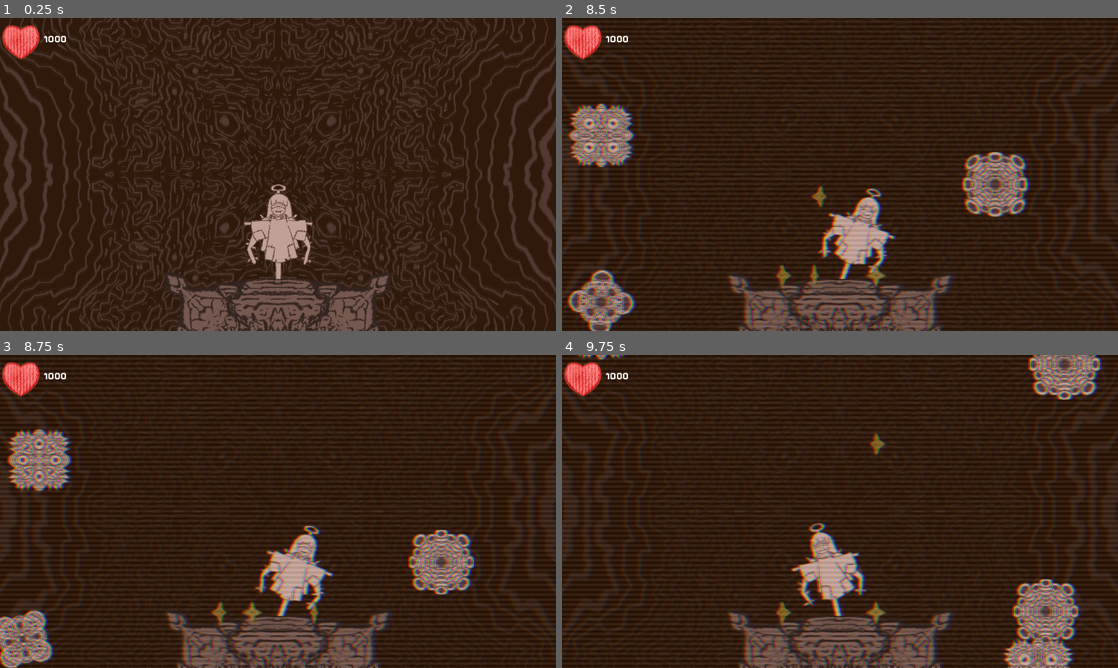
Above: before the commit, frames 1-4 (two rows, left to right).
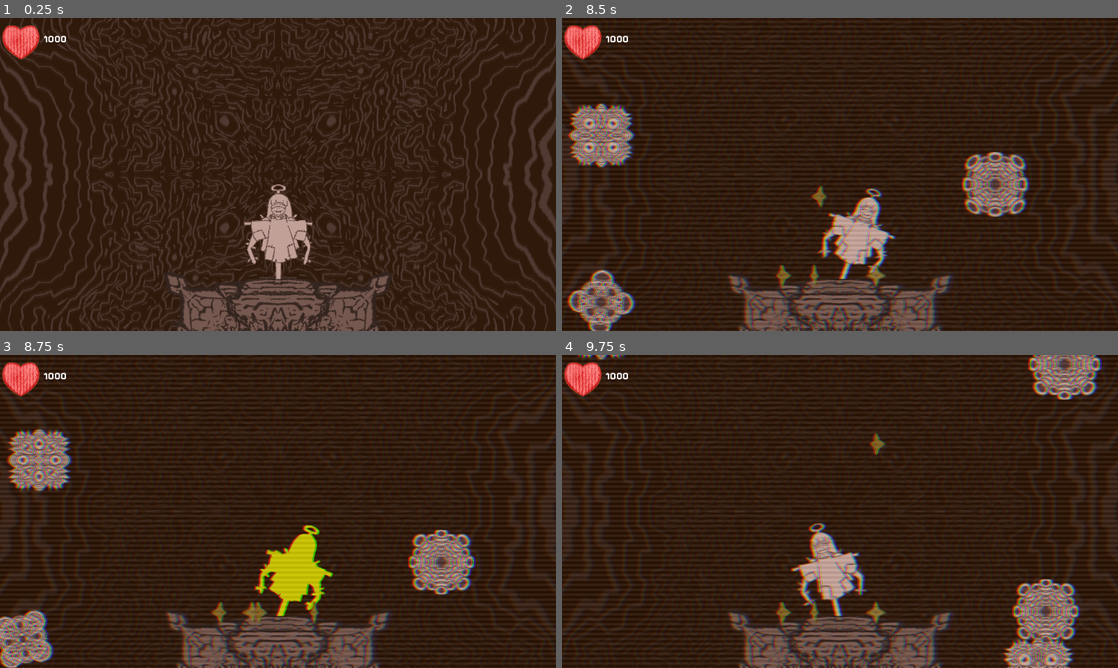
Above: after the commit, the same moments.

Repository: hakha12/project-fallen-angel
Game: Godot game, scene res://game.tscn
Same seed, same stepped clock (60 frames per second), same inputs: the game is played once before the commit and once after it. Sound files missing from this copy of the repository are replaced by a short silence.
Inputs:
- Up to frame 1 (0.25 s): no input
- Up to frame 2 (8.5 s): tap Enter (ui_accept) at 0.5, 1.35, 1.52, 1.82, 2.85, 3.02, 3.32, 4.35, 4.52, 4.82, 5.85, 6.02, 6.32, 7.35, 7.52, 7.82 s; hold Enter (ui_accept) 0.53-1.28 s; hold Right (ui_right) 0.53-2.03 s; hold Left (ui_left) 2.03-2.78 s; hold Enter (ui_accept) 2.03-2.78 s; hold Right (ui_right) 2.78-4.28 s; hold Enter (ui_accept) 3.53-4.28 s; hold Left (ui_left) 4.28-5.03 s; hold Right (ui_right) 5.03-5.78 s; hold Enter (ui_accept) 5.03-5.78 s; hold Left (ui_left) 5.78-7.28 s; hold Enter (ui_accept) 6.53-7.28 s; hold Right (ui_right) from 7.28 s (still down); hold Enter (ui_accept) from 8.03 s (still down)
- Up to frame 3 (8.75 s): keep holding Right (ui_right); keep holding Enter (ui_accept)
- Up to frame 4 (9.75 s): release Enter (ui_accept) at 8.78 s; tap Enter (ui_accept) at 8.85, 9.02, 9.32 s; release Right (ui_right) at 9.53 s; hold Left (ui_left) from 9.53 s (still down); hold Enter (ui_accept) from 9.53 s (still down)

Frames 1-2 are identical in both runs. In frame 3, 2.2% of the frame differs, in the area x 45-61%, y 54-86%; in frame 4, less than 0.1%.

Commit message:
some refactoring and adding hit vfx

Diff:
--- a/enemies/enemy.gd
+++ b/enemies/enemy.gd
@@ -4,7 +4,7 @@
 var speed: float = 300.0
 var is_floating: bool = false
 var jump_velocity: float = 0
-var jump_timer: float = 1.0
+var jump_timer_interval: float = 1.0
 var direction: Vector2
 
 @onready var object_detector = {
@@ -14,13 +14,15 @@
 	"right": $DetectorRight,
 }
 
+@onready var animation: AnimatedSprite2D = $AnimatedSprite2D
 @onready var death_sound: AudioStreamPlayer2D = $DeathSound
+@onready var jump_timer: Timer = $JumpTimer
 
 func _ready() -> void:
-	$JumpTimer.wait_time = jump_timer
+	jump_timer.wait_time = jump_timer_interval
 
-	if $AnimatedSprite2D.sprite_frames != null:
-		$AnimatedSprite2D.play("default")
+	if animation.sprite_frames != null:
+		animation.play("default")
 
 func _on_jump_timer_timeout() -> void:
 	if is_floating: return #Use separate method for moving in Y axis when floating
@@ -30,8 +32,13 @@
 	queue_free()
 
 func _on_player_detector_body_entered(body: Node2D) -> void:
-	if body is Player: body.player_hit.emit(1)
+	if body is Player:
+		body.player_hit.emit(1)
+		body.sprite.modulate = Color(255, 0, 0)
 
+		await get_tree().create_timer(0.25).timeout
+
+		body.sprite.modulate = Color(1, 1, 1, 1)
 
 func _on_death_sound_finished() -> void:
 	queue_free()
--- a/game.gd
+++ b/game.gd
@@ -1,25 +1,30 @@
 extends Node
 
+@onready var player: Player = $Level/Player
+@onready var level: Level = $Level
+@onready var health_manager: Control = $UI/HealthManager
+@onready var item_manager: ItemManager = $UI/ItemManager
+@onready var item_store: ItemStore = $UI/ItemStore
 
 # Called when the node enters the scene tree for the first time.
 func _ready() -> void:
-	$Level/Player.item_collected.connect($UI/ItemManager._on_player_item_collected)
-	$Level/Player.player_hit.connect($UI/HealthManager._on_player_hit)
-	$Level/DayTimer.timeout.connect($UI/ItemManager._on_day_timer_timeout)
-	$Level/NightTimer.timeout.connect($UI/ItemManager._on_night_timer_timeout)
-	$UI/ItemManager.spawn_sun.connect($Level._on_spawn_sun)
-	$Level/SunSpawner.sun_used.connect($UI/ItemManager._on_sun_used)
-	$UI/ItemManager.spawn_bow.connect($Level/BowSpawner._on_bow_spawn)
-	$Level/BowSpawner.bow_used.connect($UI/ItemManager._on_bow_used)
-	$UI/ItemStore.item_selected.connect($UI/ItemManager._on_store_item_selected)
-	$UI/ItemManager.item_purchase.connect($UI/ItemStore._on_item_purchase)
+	player.item_collected.connect(item_manager._on_player_item_collected)
+	player.player_hit.connect(health_manager._on_player_hit)
+	level.day_timer.timeout.connect(item_manager._on_day_timer_timeout)
+	level.night_timer.timeout.connect(item_manager._on_night_timer_timeout)
+	item_manager.spawn_sun.connect(level._on_spawn_sun)
+	level.sun_spawner.sun_used.connect(item_manager._on_sun_used)
+	item_manager.spawn_bow.connect(level.bow_spawner._on_bow_spawn)
+	level.bow_spawner.bow_used.connect(item_manager._on_bow_used)
+	item_store.item_selected.connect(item_manager._on_store_item_selected)
+	item_manager.item_purchase.connect(item_store._on_item_purchase)
 
-	$UI/ItemManager.hide()
-	$UI/ItemStore.hide()
+	item_manager.hide()
+	item_store.hide()
 
 func _process(delta: float) -> void:
-	if $Level.night_counter >= 1:
-		$UI/ItemManager.show()
+	if level.night_counter >= 1:
+		item_manager.show()
 
-		if not $Level/DayTimer.is_stopped(): $UI/ItemStore.show()
-		else: $UI/ItemStore.hide()
+		if not level.day_timer.is_stopped(): item_store.show()
+		else: item_store.hide()
--- a/game.tscn
+++ b/game.tscn
@@ -38,7 +38,7 @@
 offset_right = 116.0
 offset_bottom = 96.0
 min_size = 96.0
-icon = ExtResource("6_eow3j")
+icon_texture = ExtResource("6_eow3j")
 initial_value = 1000
 has_use_button = false
 
--- a/item/bow.gd
+++ b/item/bow.gd
@@ -10,7 +10,6 @@
 
 	queue_free()
 
-
 func _on_visible_on_screen_notifier_2d_screen_exited() -> void:
 	# Check only if below screen
 	if position.y > 800: queue_free()
--- a/item/crystal.gd
+++ b/item/crystal.gd
@@ -1,11 +1,18 @@
 class_name Crystal
 extends RigidBody2D
 
+@onready var animation: AnimatedSprite2D = $AnimatedSprite2D
+
 func _ready() -> void:
-	$AnimatedSprite2D.play("default")
+	animation.play("default")
 
 func _on_player_detector_body_entered(body: Node2D) -> void:
 	if body is Player:
+		body.sprite.modulate = Color(255, 255, 0)
+
+		await get_tree().create_timer(0.1).timeout
+
+		body.sprite.modulate = Color(1, 1, 1, 1)
 		body.item_collected.emit(self)
 		queue_free()
 
--- a/level/bow_spawner.gd
+++ b/level/bow_spawner.gd
@@ -2,11 +2,11 @@
 
 signal bow_used(count: int)
 
+var bow: PackedScene = preload("res://item/bow.tscn")
+
 @export var left_spawn_limit: float = 100
 @export var right_spawn_limit: float = 1180
 @export var bow_scale_factor: float = 0.25
-
-var bow: PackedScene = preload("res://item/bow.tscn")
 
 func destroy() -> void:
 	for child in get_children():
--- a/level/crystal_spawner.gd
+++ b/level/crystal_spawner.gd
@@ -1,4 +1,7 @@
+class_name CrystalSpawner
 extends Node2D
+
+var crystal: PackedScene = preload("res://item/crystal.tscn")
 
 @export var min_spawn_time: float = 1.0
 @export var max_spawn_time: float = 2.0
@@ -6,13 +9,11 @@
 @export var right_spawn_limit: float = 780
 @export var crystal_scale_factor: float = 0.75
 
-
-var crystal: PackedScene = preload("res://item/crystal.tscn")
+@onready var spawn_timer: Timer = $SpawnTimer
 
 func destroy() -> void:
 	for child in get_children():
 		if child is Crystal: child.queue_free()
-
 
 func _on_spawn_timer_timeout() -> void:
 	var new_crystal = crystal.instantiate() as Crystal
@@ -20,4 +21,4 @@
 	new_crystal.scale = Vector2(crystal_scale_factor, crystal_scale_factor)
 	add_child(new_crystal)
 
-	$SpawnTimer.wait_time = randf_range(min_spawn_time, max_spawn_time)
+	spawn_timer.wait_time = randf_range(min_spawn_time, max_spawn_time)
--- a/level/enemy_spawner.gd
+++ b/level/enemy_spawner.gd
@@ -1,4 +1,11 @@
 extends Node2D
+
+var enemy_type: Array[PackedScene] = [
+	preload("res://enemies/laughing_face.tscn"), # Laughing Face
+	preload("res://enemies/succer.tscn"), # Succer
+	preload("res://enemies/biblical_eye.tscn"), # Biblical Eye
+	preload("res://enemies/praying_cultist.tscn") #Praying Cultist
+]
 
 @export var min_spawn_time: float = 1.0
 @export var max_spawn_time: float = 2.0
@@ -7,12 +14,7 @@
 @export var min_scale: float = 1.0
 @export var max_scale: float = 2.0
 
-var enemy_type: Array[PackedScene] = [
-	preload("res://enemies/laughing_face.tscn"), # Laughing Face
-	preload("res://enemies/succer.tscn"), # Succer
-	preload("res://enemies/biblical_eye.tscn"), # Biblical Eye
-	preload("res://enemies/praying_cultist.tscn") #Praying Cultist
-]
+@onready var spawn_timer: Timer = $SpawnTimer
 
 func destroy() -> void:
 	for child in get_children():
@@ -31,4 +33,4 @@
 	new_enemy.scale = Vector2(scale_factor, scale_factor)
 	add_child(new_enemy)
 
-	$SpawnTimer.wait_time = randf_range(min_spawn_time, max_spawn_time)
+	spawn_timer.wait_time = randf_range(min_spawn_time, max_spawn_time)
--- a/level/level.gd
+++ b/level/level.gd
@@ -1,64 +1,65 @@
 class_name Level
 extends Node2D
+
+var night_counter: int = 0
 
 @export var day_duration: float = 15.0
 @export var night_duration: float = 30.0
 
-var night_counter: int = 0
+@onready var background_animation: AnimatedSprite2D = $Background/AnimatedSprite2D
+@onready var day_timer: Timer = $DayTimer
+@onready var night_timer: Timer = $NightTimer
+@onready var night_foreground: ColorRect = $NightForeground
+@onready var night_noise: ColorRect = $NightNoise
+@onready var enemy_spawn_timer: Timer = $EnemySpawner/SpawnTimer
+@onready var enemy_spawner: Node2D = $EnemySpawner
+@onready var bow_spawner: Node2D = $BowSpawner
+@onready var sun_spawner: Node2D = $SunSpawner
+@onready var crystal_spawner: CrystalSpawner = $CrystalSpawner
 
 # Called when the node enters the scene tree for the first time.
 func _ready() -> void:
-	$Background/AnimatedSprite2D.play("default")
-	$Background/AnimatedSprite2D.speed_scale = 1.0
-	$DayTimer.wait_time = day_duration
-	$DayTimer.start()
-	$NightForeground.visible = false
-	$NightNoise.hide()
+	background_animation.play("default")
+	background_animation.speed_scale = 1.0
+	day_timer.wait_time = day_duration
+	day_timer.start()
+	night_foreground.hide()
+	night_noise.hide()
 
 func _unhandled_input(event: InputEvent) -> void:
 	# Immediately progress to night time
 	if event.is_action_pressed("ui_accept"):
-		if not $DayTimer.is_stopped():
-			$DayTimer.timeout.emit()
-
-# Called every frame. 'delta' is the elapsed time since the previous frame.
-func _process(_delta: float) -> void:
-	pass
-
+		if not day_timer.is_stopped():
+			day_timer.timeout.emit()
 
 func _on_day_timer_timeout() -> void:
-	$Background/AnimatedSprite2D.speed_scale = 2.0
-	$NightForeground.show()
-	$NightNoise.show()
-	$DayTimer.stop()
-
-	$NightTimer.wait_time = night_duration
-	$NightTimer.start()
-	$EnemySpawner/SpawnTimer.start()
-	$CrystalSpawner/SpawnTimer.start()
-
+	background_animation.speed_scale = 2.0
+	night_foreground.show()
+	night_noise.show()
+	day_timer.stop()
+	night_timer.wait_time = night_duration
+	night_timer.start()
+	enemy_spawn_timer.start()
+	crystal_spawner.spawn_timer.start()
 
 func _on_night_timer_timeout() -> void:
-	$Background/AnimatedSprite2D.speed_scale = 1.0
-	$NightForeground.hide()
-	$NightNoise.hide()
-	$DayTimer.wait_time = day_duration
-	$DayTimer.start()
-
-	$NightTimer.stop()
-
-	$EnemySpawner/SpawnTimer.stop()
-	$EnemySpawner.destroy()
-
-	$CrystalSpawner/SpawnTimer.stop()
-	$CrystalSpawner.destroy()
-	$BowSpawner.destroy()
-
+	background_animation.speed_scale = 1.0
+	night_foreground.hide()
+	night_noise.hide()
+	day_timer.wait_time = day_duration
+	day_timer.start()
+	night_timer.stop()
 	night_duration += 1
 	night_counter += 1
 
+	enemy_spawn_timer.stop()
+	enemy_spawner.destroy()
+	crystal_spawner.spawn_timer.stop()
+	crystal_spawner.destroy()
+	bow_spawner.destroy()
+
 func _on_spawn_sun() -> void:
-	if $NightTimer.is_stopped(): return
+	if night_timer.is_stopped(): return
 	else:
-		$NightTimer.timeout.emit()
+		night_timer.timeout.emit()
 		$SunSpawner.sun_used.emit()
--- a/player/player.gd
+++ b/player/player.gd
@@ -4,17 +4,19 @@
 signal item_collected(item_type: RigidBody2D)
 signal player_hit(damage: int)
 
+var wiggle_velocity: float = 0.0
+
 @export var health : int = 100
-
 @export var wiggling_speed := 80.0
 @export var max_wiggle := 10.0
 @export var spring_strength: float = 90.0
 @export var damping: float = 10.0
 
-var wiggle_velocity: float = 0.0
+@onready var sprite: Sprite2D = $Sprite2D
+@onready var animation: AnimationPlayer = $AnimationPlayer
 
 func _ready() -> void:
-	$AnimationPlayer.play("wiggle")
+	animation.play("wiggle")
 
 func _physics_process(delta: float) -> void:
 	# Add the gravity.
@@ -38,9 +40,9 @@
 		#rotation_degrees = move_toward(rotation_degrees, direction * max_wiggle, 0.75 * wiggling_speed * delta)
 
 	if wiggle_velocity > 1.0:
-		$Sprite2D.flip_h = true
+		sprite.flip_h = true
 	elif wiggle_velocity < -1.0:
-		$Sprite2D.flip_h = false
+		sprite.flip_h = false
 
 
 	#else:
--- a/ui/health_manager.gd
+++ b/ui/health_manager.gd
@@ -2,17 +2,13 @@
 
 @export var initial_health: int = 1000
 
+@onready var health_counter: ItemCounter = $HealthCounter
 @onready var health: int = initial_health
 
 # Called when the node enters the scene tree for the first time.
 func _ready() -> void:
-	$HealthCounter.update_label(health)
-
-
-# Called every frame. 'delta' is the elapsed time since the previous frame.
-func _process(delta: float) -> void:
-	pass
+	health_counter.update_label(health)
 
 func _on_player_hit(damage: int) -> void:
 	health = health - damage
-	$HealthCounter.update_label(health)
+	health_counter.update_label(health)
--- a/ui/item_counter.gd
+++ b/ui/item_counter.gd
@@ -1,35 +1,40 @@
+class_name ItemCounter
 extends HBoxContainer
 
 @export var min_size: float = 48.0
-@export var icon: Texture2D
+@export var icon_texture: Texture2D
 @export var initial_value: int = 0
 @export var has_use_button: bool = true
 @export var keyboard_shortcut: String # One that shows in game
 @export var action_event: StringName
 
+@onready var icon: TextureRect = $Icon
+@onready var remaining_use: Label = $Use
+@onready var button: Button = $Button
 @onready var button_sound: AudioStreamPlayer2D = $ButtonSound
 @onready var button_fail_sound: AudioStreamPlayer2D = $ButtonFailSound
 @onready var not_enough: Label = $NotEnoughText
+@onready var _separator: VSeparator = $VSeparator
 
 # Called when the node enters the scene tree for the first time.
 func _ready() -> void:
-	$Icon.texture = icon
-	$Icon.custom_minimum_size = Vector2(min_size, min_size)
-	$Use.set_text(str(initial_value))
+	icon.texture = icon_texture
+	icon.custom_minimum_size = Vector2(min_size, min_size)
+	remaining_use.set_text(str(initial_value))
 	not_enough.hide()
 
 	if not has_use_button:
-		$Button.disabled = true
-		$Button.visible = false
-		$VSeparator.visible = false
+		button.disabled = true
+		button.visible = false
+		_separator.visible = false
 	else:
 		var new_shortcut := Shortcut.new()
 		var new_action := InputEventAction.new()
 		new_action.action = action_event
 		new_shortcut.events = [new_action]
 		print(action_event)
-		$Button.shortcut = new_shortcut
-		$Button.text = "Use [" + keyboard_shortcut + "]"
+		button.shortcut = new_shortcut
+		button.text = "Use [" + keyboard_shortcut + "]"
 
 func update_label(data: int) -> void:
-	$Use.set_text(str(data))
+	remaining_use.set_text(str(data))
--- a/ui/item_manager.gd
+++ b/ui/item_manager.gd
@@ -1,4 +1,9 @@
+class_name ItemManager
 extends Control
+
+signal spawn_sun()
+signal spawn_bow(count: int)
+signal item_purchase(item_type: int, success: bool)
 
 @export var coin_counter :int = 0
 @export var bow_counter: int = 0
@@ -6,29 +11,29 @@
 @export var sun_counter: int = 0
 @export var warning_show_time: float = 0.5
 
-signal spawn_sun()
-signal spawn_bow(count: int)
-
-signal item_purchase(item_type: int, success: bool)
+@onready var crystal: ItemCounter = $Container/Crystal
+@onready var bow: ItemCounter = $Container/Bow
+@onready var super_bow: ItemCounter = $Container/SuperBow
+@onready var sun: ItemCounter = $Container/Sun
 
 # Called when the node enters the scene tree for the first time.
 func _ready() -> void:
-	$Container/Crystal.update_label(coin_counter)
-	$Container/Bow.update_label(bow_counter)
-	$Container/SuperBow.update_label(super_bow_counter)
-	$Container/Sun.update_label(sun_counter)
+	crystal.update_label(coin_counter)
+	bow.update_label(bow_counter)
+	super_bow.update_label(super_bow_counter)
+	sun.update_label(sun_counter)
 
-	$Container/Bow/Button.pressed.connect(_on_bow_button_pressed)
-	$Container/SuperBow/Button.pressed.connect(_on_super_bow_button_pressed)
-	$Container/Sun/Button.pressed.connect(_on_sun_button_pressed)
+	bow.button.pressed.connect(_on_bow_button_pressed)
+	super_bow.button.pressed.connect(_on_super_bow_button_pressed)
+	sun.button.pressed.connect(_on_sun_button_pressed)
 
 func collect_coin():
 	coin_counter += 1
-	$Container/Crystal.update_label(coin_counter)
+	crystal.update_label(coin_counter)
 
 func collect_bow():
 	bow_counter += 1
-	$Container/Bow.update_label(bow_counter)
+	bow.update_label(bow_counter)
 
 func _on_store_item_selected(item_type: int, price: int):
 	var success
@@ -37,30 +42,29 @@
 	else:
 		if item_type == 1:
 			bow_counter += 1
-			$Container/Bow.update_label(bow_counter)
+			bow.update_label(bow_counter)
 		elif item_type == 2:
 			super_bow_counter += 1
-			$Container/SuperBow.update_label(super_bow_counter)
+			super_bow.update_label(super_bow_counter)
 		elif item_type == 3:
 			sun_counter += 1
-			$Container/Sun.update_label(sun_counter)
+			sun.update_label(sun_counter)
 
 		success = true
-
 		coin_counter -= price
-		$Container/Crystal.update_label(coin_counter)
+		crystal.update_label(coin_counter)
 
 	item_purchase.emit(item_type, success)
 
 func _on_day_timer_timeout() -> void:
-	$Container/Bow/Button.disabled = false
-	$Container/SuperBow/Button.disabled = false
-	$Container/Sun/Button.disabled = false
+	bow.button.disabled = false
+	super_bow.button.disabled = false
+	sun.button.disabled = false
 
 func _on_night_timer_timeout() -> void:
-	$Container/Bow/Button.disabled = true
-	$Container/SuperBow/Button.disabled = true
-	$Container/Sun/Button.disabled = true
+	bow.button.disabled = true
+	super_bow.button.disabled = true
+	sun.button.disabled = true
 
 func _on_player_item_collected(item: RigidBody2D) -> void:
 	if item is Crystal: collect_coin()
@@ -68,48 +72,48 @@
 
 func _on_bow_button_pressed() -> void:
 	if bow_counter > 0:
-		$Container/Bow.button_sound.play()
+		bow.button_sound.play()
 		spawn_bow.emit(1)
 	else:
-		$Container/Bow.button_fail_sound.play()
-		$Container/Bow.not_enough.show()
+		bow.button_fail_sound.play()
+		bow.not_enough.show()
 
 		await get_tree().create_timer(warning_show_time).timeout
 
-		$Container/Bow.not_enough.hide()
+		bow.not_enough.hide()
 
 func _on_super_bow_button_pressed() -> void:
 	if super_bow_counter > 0:
-		$Container/SuperBow.button_sound.play()
+		super_bow.button_sound.play()
 		spawn_bow.emit(10)
 	else:
-		$Container/SuperBow.button_fail_sound.play()
-		$Container/SuperBow.not_enough.show()
+		super_bow.button_fail_sound.play()
+		super_bow.not_enough.show()
 
 		await get_tree().create_timer(warning_show_time).timeout
 
-		$Container/SuperBow.not_enough.hide()
+		super_bow.not_enough.hide()
 
 func _on_sun_button_pressed() -> void:
 	if sun_counter > 0:
-		$Container/Sun.button_sound.play()
+		sun.button_sound.play()
 		spawn_sun.emit()
 	else:
-		$Container/Sun.button_fail_sound.play()
-		$Container/Sun.not_enough.show()
+		sun.button_fail_sound.play()
+		sun.not_enough.show()
 
 		await get_tree().create_timer(warning_show_time).timeout
 
-		$Container/Sun.not_enough.hide()
+		sun.not_enough.hide()
 
 func _on_sun_used() -> void:
 	sun_counter -= 1
-	$Container/Sun.update_label(sun_counter)
+	sun.update_label(sun_counter)
 
 func _on_bow_used(count: int) -> void:
 	if count == 1:
 		bow_counter -= 1
-		$Container/Bow.update_label(bow_counter)
+		bow.update_label(bow_counter)
 	else:
 		super_bow_counter -= 1
-		$Container/SuperBow.update_label(super_bow_counter)
+		super_bow.update_label(super_bow_counter)
--- a/ui/item_manager.tscn
+++ b/ui/item_manager.tscn
@@ -22,7 +22,7 @@
 [node name="Crystal" parent="Container" unique_id=2057606301 instance=ExtResource("2_t34ng")]
 layout_mode = 2
 min_size = 96.0
-icon = ExtResource("1_55pnr")
+icon_texture = ExtResource("1_55pnr")
 has_use_button = false
 
 [node name="HSeparator" type="HSeparator" parent="Container" unique_id=1477300440]
@@ -32,18 +32,18 @@
 
 [node name="Bow" parent="Container" unique_id=107737295 instance=ExtResource("2_t34ng")]
 layout_mode = 2
-icon = ExtResource("1_dibxf")
+icon_texture = ExtResource("1_dibxf")
 keyboard_shortcut = "Q"
 action_event = &"use_bow"
 
 [node name="SuperBow" parent="Container" unique_id=2036741656 instance=ExtResource("2_t34ng")]
 layout_mode = 2
-icon = ExtResource("2_wffyb")
+icon_texture = ExtResource("2_wffyb")
 keyboard_shortcut = "W"
 action_event = &"use_super_bow"
 
 [node name="Sun" parent="Container" unique_id=1109246809 instance=ExtResource("2_t34ng")]
 layout_mode = 2
-icon = ExtResource("3_3hp3l")
+icon_texture = ExtResource("3_3hp3l")
 keyboard_shortcut = "R"
 action_event = &"use_sun"
--- a/ui/item_store.gd
+++ b/ui/item_store.gd
@@ -1,54 +1,57 @@
+class_name ItemStore
 extends Control
+
+signal item_selected(item: int, price: int)
 
 @export var warning_show_time: float = 0.5
 
-signal item_selected(item: int, price: int)
+@onready var bow: StoreCounter = $VBoxContainer/Container/Bow
+@onready var super_bow: StoreCounter = $VBoxContainer/Container/SuperBow
+@onready var sun: StoreCounter = $VBoxContainer/Container/Sun
 
 # Called when the node enters the scene tree for the first time.
 func _ready() -> void:
-	$VBoxContainer/Container/Bow/Button.pressed.connect(_on_bow_button_pressed)
-	$VBoxContainer/Container/SuperBow/Button.pressed.connect(_on_super_bow_button_pressed)
-	$VBoxContainer/Container/Sun/Button.pressed.connect(_on_sun_button_pressed)
+	bow.button.pressed.connect(_on_bow_button_pressed)
+	super_bow.button.pressed.connect(_on_super_bow_button_pressed)
+	sun.button.pressed.connect(_on_sun_button_pressed)
 
 func _on_bow_button_pressed() -> void:
-	item_selected.emit(1, $VBoxContainer/Container/Bow.price)
+	item_selected.emit(1, bow.price)
 
 func _on_super_bow_button_pressed() -> void:
-	item_selected.emit(2, $VBoxContainer/Container/SuperBow.price, )
-
-
+	item_selected.emit(2, super_bow.price, )
 
 func _on_sun_button_pressed() -> void:
-	item_selected.emit(3, $VBoxContainer/Container/Sun.price)
+	item_selected.emit(3, sun.price)
 
 func _on_item_purchase(item_type: int, success: bool) -> void:
 	if item_type == 1:
 		if success:
-			$VBoxContainer/Container/Bow.button_sound.play()
+			bow.button_sound.play()
 		else:
-			$VBoxContainer/Container/Bow.button_fail_sound.play()
-			$VBoxContainer/Container/Bow.not_enough.show()
+			bow.button_fail_sound.play()
+			bow.not_enough.show()
 
 			await get_tree().create_timer(warning_show_time).timeout
 
-			$VBoxContainer/Container/Bow.not_enough.hide()
+			bow.not_enough.hide()
 	elif item_type == 2:
 		if success:
-			$VBoxContainer/Container/SuperBow.button_sound.play()
+			super_bow.button_sound.play()
 		else:
-			$VBoxContainer/Container/SuperBow.button_fail_sound.play()
-			$VBoxContainer/Container/SuperBow.not_enough.show()
+			super_bow.button_fail_sound.play()
+			super_bow.not_enough.show()
 
 			await get_tree().create_timer(warning_show_time).timeout
 
-			$VBoxContainer/Container/SuperBow.not_enough.hide()
+			super_bow.not_enough.hide()
 	elif item_type == 3:
 		if success:
-			$VBoxContainer/Container/Sun.button_sound.play()
+			sun.button_sound.play()
 		else:
-			$VBoxContainer/Container/Sun.button_fail_sound.play()
-			$VBoxContainer/Container/Sun.not_enough.show()
+			sun.button_fail_sound.play()
+			sun.not_enough.show()
 
 			await get_tree().create_timer(warning_show_time).timeout
 
-			$VBoxContainer/Container/Sun.not_enough.hide()
+			sun.not_enough.hide()
--- a/ui/item_store.tscn
+++ b/ui/item_store.tscn
@@ -35,7 +35,7 @@
 layout_mode = 2
 item_name = "Bow"
 min_size = 64.0
-icon = ExtResource("2_0wgrk")
+icon_texture = ExtResource("2_0wgrk")
 price = 3
 
 [node name="VSeparator" type="VSeparator" parent="VBoxContainer/Container" unique_id=1350350477]
@@ -45,7 +45,7 @@
 layout_mode = 2
 item_name = "S. Bow"
 min_size = 64.0
-icon = ExtResource("3_dithk")
+icon_texture = ExtResource("3_dithk")
 price = 20
 
 [node name="VSeparator2" type="VSeparator" parent="VBoxContainer/Container" unique_id=1556178784]
@@ -55,5 +55,5 @@
 layout_mode = 2
 item_name = "Sun"
 min_size = 64.0
-icon = ExtResource("4_qymam")
+icon_texture = ExtResource("4_qymam")
 price = 40
--- a/ui/store_counter.gd
+++ b/ui/store_counter.gd
@@ -1,18 +1,22 @@
+class_name StoreCounter
 extends VBoxContainer
 
 @export var item_name: String
 @export var min_size: float = 48.0
-@export var icon: Texture2D
+@export var icon_texture: Texture2D
 @export var price: int = 0
 
+@onready var label: Label = $Label
+@onready var icon: TextureRect = $Icon
+@onready var button: Button = $Button
 @onready var button_sound: AudioStreamPlayer2D = $ButtonSound
 @onready var button_fail_sound: AudioStreamPlayer2D = $ButtonFailSound
 @onready var not_enough: Label = $NotEnoughText
 
 # Called when the node enters the scene tree for the first time.
 func _ready() -> void:
-	$Label.set_text(item_name)
-	$Icon.texture = icon
-	$Icon.custom_minimum_size = Vector2(min_size, min_size)
-	$Button.set_text("Buy\n" + str(price))
+	label.set_text(item_name)
+	icon.texture = icon_texture
+	icon.custom_minimum_size = Vector2(min_size, min_size)
+	button.set_text("Buy\n" + str(price))
 	not_enough.hide()
